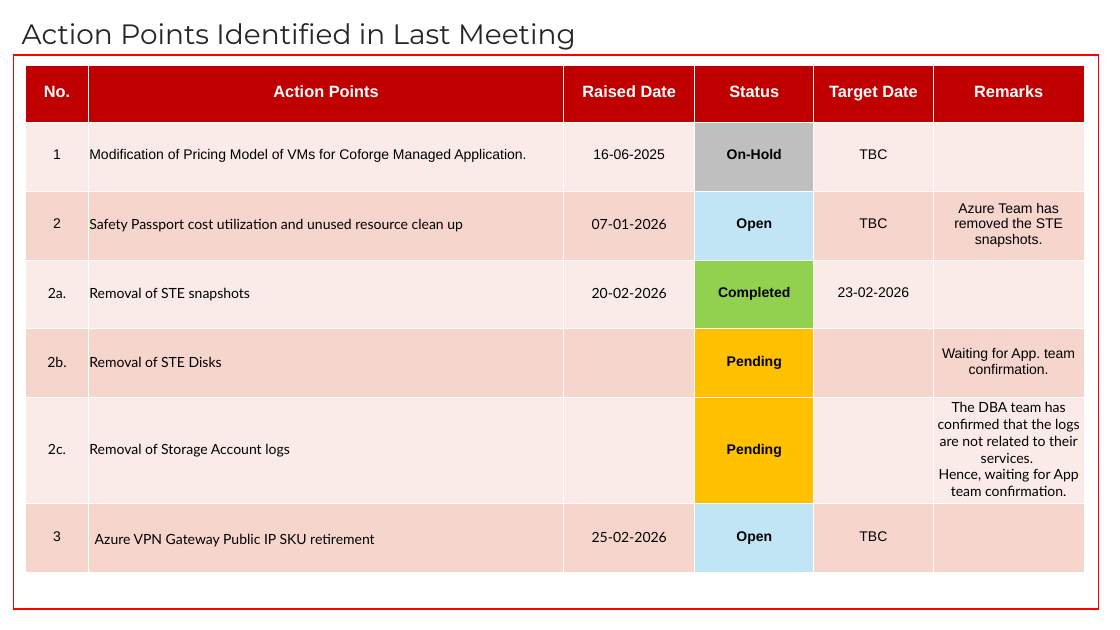
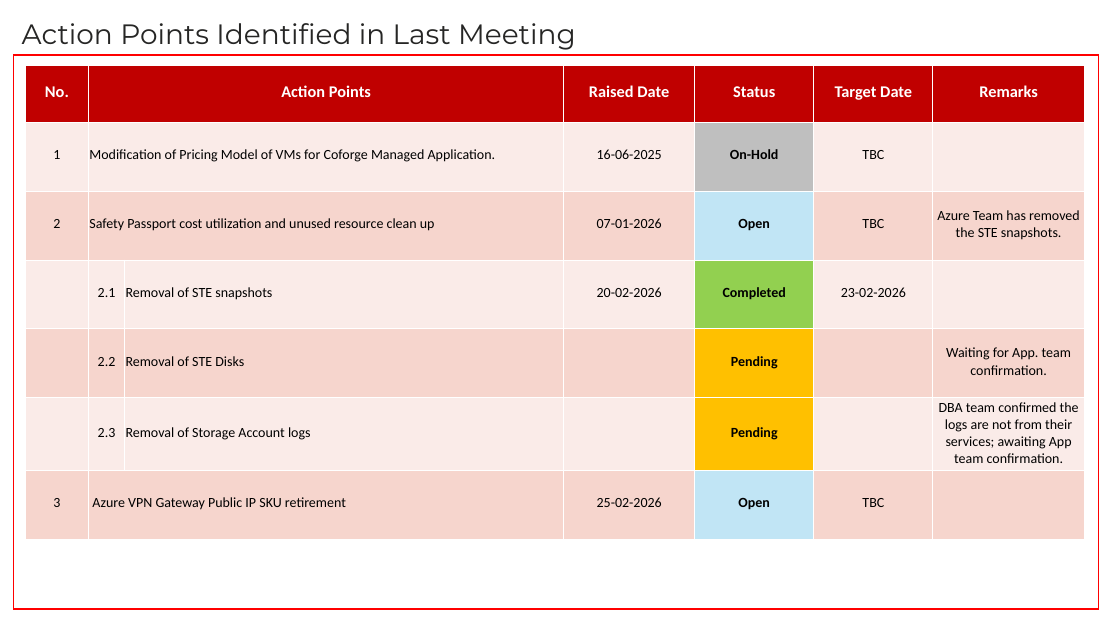
Before and after one commit to Ashu-tosh-Padhi/AshutoshPortfolio, a slide deck: slide 2 of OMEGA Azure(PaaS&SaaS) Module Meeting_03 Mar'26.pptx. Drawn at 1120x630 pixels with LibreOffice and Linux fonts; fonts in the diff are those of the drawing. Boxes give left, top, right and bottom in pixels: in the first picture for what was removed or moved away, otherwise in the second. Text is boxed around its words. In the diff, an @@ line names an element or a change of style, - is before the commit and + after.

Commit message:
446

```diff
--- a/OMEGA Azure(PaaS&SaaS) Module Meeting_03 Mar'26.pptx
+++ b/OMEGA Azure(PaaS&SaaS) Module Meeting_03 Mar'26.pptx
@@ table at <box>25,66,1085,539</box> @@
-column 1: No. | 1 | 2 | 2a. | 2b. | 2c. | 3
-column 2: Action Points | Modification of Pricing Model of VMs for Coforge Managed Application. | Safety Passport cost utilization and unused resource clean up | Removal of STE snapshots | Removal of STE Disks | Removal of Storage Account logs | Azure VPN Gateway Public IP SKU retirement
+column 1: No. | 1 | 2 |  |  |  | 3
+column 2: Action Points | Modification of Pricing Model of VMs for Coforge Managed Application. | Safety Passport cost utilization and unused resource clean up | 2.1 | 2.2 | 2.3 | Azure VPN Gateway Public IP SKU retirement
+column 3:  |  |  | Removal of STE snapshots | Removal of STE Disks | Removal of Storage Account logs | 
-column 7, row 6: The DBA team has confirmed that the logs are not related to their services. / Hence, waiting for App team confirmation.
+column 7, row 6: DBA team confirmed the logs are not from their services; awaiting App team confirmation.
```
Also in this commit, not shown: 13 other slides changed.
